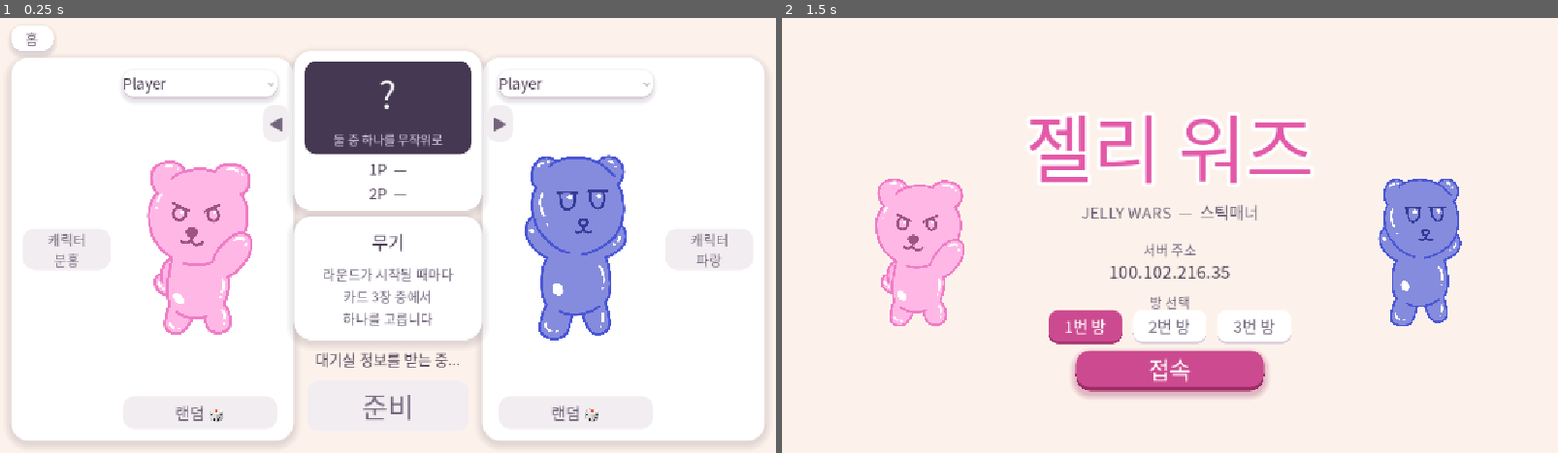
Above: before the commit, frames 1-2 (left to right).
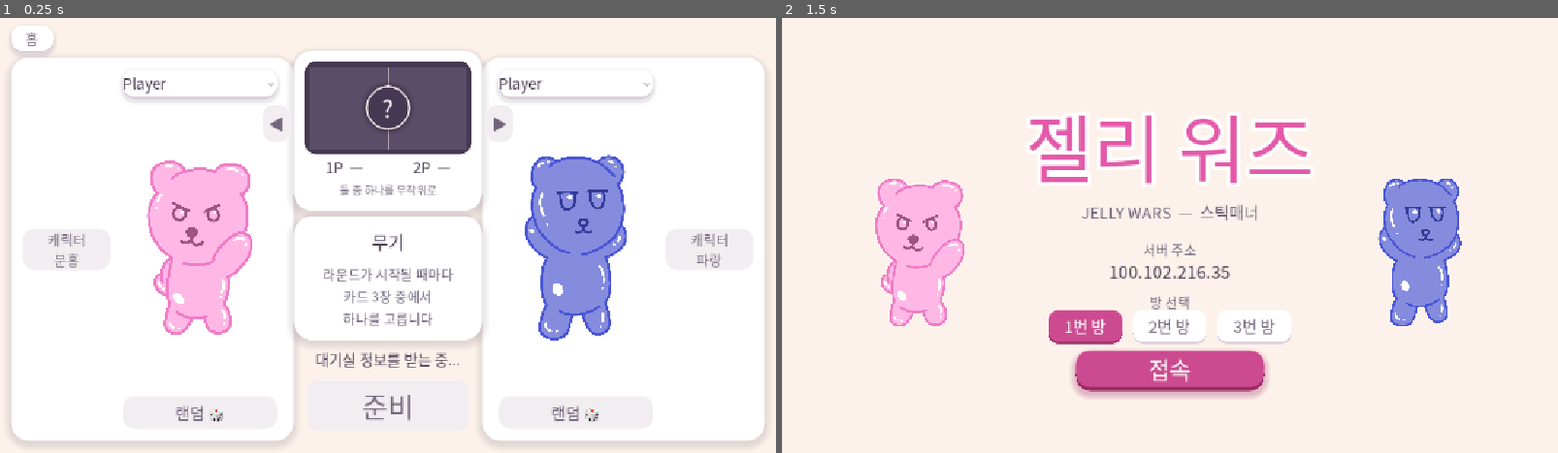
Above: after the commit, the same moments.

Repository: KADSA-OFFICIAL/Group-3
Game: Godot game, scene res://scenes/select.tscn
The game is run twice, just before and just after one commit, with the same random seed, the same clock (stepped at 60 frames per second) and the same inputs. This scene is started directly instead of the project's main scene.
Inputs:
- Up to frame 1 (0.25 s): no input
- Up to frame 2 (1.5 s): click "홈" at 0.5 s; click "1번 방" at 1.25 s

The runs differ from the first frame. In frame 1, 0.6% of the frame differs, in the area x 42-59%, y 11-42%; in frame 2, nothing differs.

Commit message:
대기실 맵 카드에 양쪽이 고른 맵 그림 배경으로 넣기
이름만 적혀 있어서 맵을 외우지 못한 사람은 자기가 무엇을 고르는지, 상대가
무엇을 골랐는지 알 수 없었다. 카드를 좌우로 갈라 왼쪽에 1P, 오른쪽에 2P가
고른 맵의 배경 원화를 깔고 이름표도 각 절반 아래로 옮겼다.

- scripts/map_preview.gd 신규 — 칸을 꽉 채우도록 비율을 지켜 잘라 그린다
  (aspect-fill). 캐릭터·무기 미리보기와 반대로 여백을 남기지 않는다
- Maps 표에 art(미리보기 원화)와 art_texture()·art_color() 추가.
  원화가 없는 바다는 color, 목록에 없는 랜덤·빈 자리는 UNKNOWN_COLOR
- select.tscn: ScreenRect 안에 Map1·Map2 + 가운데 ? 배지(QBadge) + 가르는 선.
  MapName 한 줄짜리 두 개(Map1Name·Map2Name)로 쪼개 각 절반 아래에 둔다
- 안내 문구는 원화 위가 아니라 흰 카드 쪽으로 내렸다 — 밝은 맵 원화 위의
  흰 글자는 아무리 덮어도 3:1을 못 넘긴다 (#112)
- 둥근 모서리는 clip_children이 아니라 8px 안쪽 배치로 만든다 —
  clip_children은 GL Compatibility 렌더러에서 동작하지 않는다

Refs #289

Co-Authored-By: Claude Opus 5 <noreply@anthropic.com>

Diff:
--- a/scenes/select.tscn
+++ b/scenes/select.tscn
@@ -3,6 +3,7 @@
 [ext_resource type="Script" uid="uid://dvtwe10qitgbw" path="res://scripts/select.gd" id="1_select"]
 [ext_resource type="PackedScene" uid="uid://bnruslf487aii" path="res://scenes/player_panel.tscn" id="2_panel"]
 [ext_resource type="PackedScene" path="res://scenes/room_switcher.tscn" id="4_switcher"]
+[ext_resource type="Script" path="res://scripts/map_preview.gd" id="5_map_preview"]
 
 [sub_resource type="StyleBoxFlat" id="StyleBoxFlat_screen"]
 bg_color = Color(0.27, 0.22, 0.32, 1)
@@ -11,6 +12,21 @@
 corner_radius_bottom_right = 18
 corner_radius_bottom_left = 18
 corner_detail = 12
+
+[sub_resource type="StyleBoxFlat" id="StyleBoxFlat_qbadge"]
+bg_color = Color(0.27, 0.22, 0.32, 1)
+border_width_left = 3
+border_width_top = 3
+border_width_right = 3
+border_width_bottom = 3
+border_color = Color(0.99, 0.95, 0.92, 0.9)
+corner_radius_top_left = 33
+corner_radius_top_right = 33
+corner_radius_bottom_right = 33
+corner_radius_bottom_left = 33
+corner_detail = 12
+shadow_color = Color(0.18, 0.14, 0.22, 0.45)
+shadow_size = 8
 
 [sub_resource type="StyleBoxFlat" id="StyleBoxFlat_go"]
 bg_color = Color(0.8, 0.29, 0.56, 1)
@@ -103,46 +119,105 @@
 offset_bottom = -84.0
 theme_override_styles/panel = SubResource("StyleBoxFlat_screen")
 
-[node name="QLabel" type="Label" parent="MapBox/ScreenRect" unique_id=671158077]
-layout_mode = 0
-anchor_right = 1.0
-offset_top = 6.0
-offset_bottom = 74.0
+[node name="Map1" type="Control" parent="MapBox/ScreenRect"]
+layout_mode = 0
+anchor_right = 0.5
+anchor_bottom = 1.0
+offset_left = 8.0
+offset_top = 8.0
+offset_bottom = -8.0
+mouse_filter = 2
+script = ExtResource("5_map_preview")
+
+[node name="Map2" type="Control" parent="MapBox/ScreenRect"]
+layout_mode = 0
+anchor_left = 0.5
+anchor_right = 1.0
+anchor_bottom = 1.0
+offset_top = 8.0
+offset_right = -8.0
+offset_bottom = -8.0
+mouse_filter = 2
+script = ExtResource("5_map_preview")
+
+[node name="Divider" type="ColorRect" parent="MapBox/ScreenRect"]
+layout_mode = 0
+anchor_left = 0.5
+anchor_right = 0.5
+anchor_bottom = 1.0
+offset_left = -1.5
+offset_top = 8.0
+offset_right = 1.5
+offset_bottom = -8.0
+mouse_filter = 2
+color = Color(0.99, 0.95, 0.92, 0.55)
+
+[node name="QBadge" type="Panel" parent="MapBox/ScreenRect"]
+layout_mode = 0
+anchor_left = 0.5
+anchor_top = 0.5
+anchor_right = 0.5
+anchor_bottom = 0.5
+offset_left = -33.0
+offset_top = -33.0
+offset_right = 33.0
+offset_bottom = 33.0
+mouse_filter = 2
+theme_override_styles/panel = SubResource("StyleBoxFlat_qbadge")
+
+[node name="QLabel" type="Label" parent="MapBox/ScreenRect/QBadge" unique_id=671158077]
+layout_mode = 0
+anchor_right = 1.0
+anchor_bottom = 1.0
 theme_override_colors/font_color = Color(0.95, 0.95, 0.95, 1)
-theme_override_font_sizes/font_size = 56
+theme_override_font_sizes/font_size = 36
 text = "?"
 horizontal_alignment = 1
 vertical_alignment = 1
 
-[node name="HintLabel" type="Label" parent="MapBox/ScreenRect" unique_id=1935968632]
+[node name="Map1Name" type="Label" parent="MapBox" unique_id=900217620]
 layout_mode = 0
 anchor_top = 1.0
-anchor_right = 1.0
-anchor_bottom = 1.0
-offset_top = -36.0
-offset_bottom = -6.0
-theme_override_colors/font_color = Color(0.85, 0.82, 0.9, 1)
-theme_override_font_sizes/font_size = 18
-text = "둘 중 하나를 무작위로"
-horizontal_alignment = 1
-vertical_alignment = 1
-
-[node name="MapName" type="Label" parent="MapBox" unique_id=900217620]
-layout_mode = 1
-anchors_preset = 12
-anchor_top = 1.0
-anchor_right = 1.0
-anchor_bottom = 1.0
-offset_left = 12.0
-offset_top = -88.0
-offset_right = -12.0
-offset_bottom = -1.0
-grow_horizontal = 2
-grow_vertical = 0
+anchor_right = 0.5
+anchor_bottom = 1.0
+offset_left = 24.0
+offset_right = -14.0
+offset_top = -82.0
+offset_bottom = -50.0
 theme_override_colors/font_color = Color(0.29, 0.23, 0.32, 1)
 theme_override_font_sizes/font_size = 22
-text = "1P  랜덤
-2P  랜덤"
+text = "1P  랜덤"
+horizontal_alignment = 1
+vertical_alignment = 1
+
+[node name="Map2Name" type="Label" parent="MapBox"]
+layout_mode = 0
+anchor_left = 0.5
+offset_left = 14.0
+anchor_top = 1.0
+anchor_right = 1.0
+anchor_bottom = 1.0
+offset_right = -24.0
+offset_top = -82.0
+offset_bottom = -50.0
+theme_override_colors/font_color = Color(0.29, 0.23, 0.32, 1)
+theme_override_font_sizes/font_size = 22
+text = "2P  랜덤"
+horizontal_alignment = 1
+vertical_alignment = 1
+
+[node name="HintLabel" type="Label" parent="MapBox" unique_id=1935968632]
+layout_mode = 0
+anchor_top = 1.0
+anchor_right = 1.0
+anchor_bottom = 1.0
+offset_left = 12.0
+offset_top = -46.0
+offset_right = -12.0
+offset_bottom = -16.0
+theme_override_colors/font_color = Color(0.44, 0.39, 0.48, 1)
+theme_override_font_sizes/font_size = 16
+text = "둘 중 하나를 무작위로"
 horizontal_alignment = 1
 vertical_alignment = 1
 
--- /dev/null
+++ b/scripts/map_preview.gd
@@ -0,0 +1,58 @@
+extends Control
+## 대기실 맵 카드의 배경 그림 (#289). 맵 배경 원화를 **칸을 꽉 채우도록**
+## 비율을 지켜 잘라 그린다. `jelly_preview.gd`·`weapon_preview.gd`와 같은 형태다.
+##
+## 저 둘과 다른 점은 **채우는 방식**이다 — 캐릭터·무기는 칸 안에 여백을 두고 다
+## 들어가야 하지만(aspect-fit), 이쪽은 배경이라 여백이 남으면 카드가 뚫려 보인다.
+## 원화가 16:9이고 칸은 세로로 긴 절반이라 가로를 가운데만 잘라 쓴다.
+##
+## 원화가 없는 맵(바다)·`랜덤`·빈 자리는 `Maps.art_color()`의 단색으로 채운다 —
+## 아무것도 그리지 않으면 카드가 반쪽만 색이 있는 모양이 된다.
+##
+## 여백을 재는 `Art.content_rect()`는 쓰지 않는다 — 맵 원화는 화면을 꽉 채우는
+## 그림이라 투명 여백이 없다.
+##
+## **둥근 모서리는 이 노드가 만들지 않는다.** 뒤에 깔린 `ScreenRect`(둥근 판)보다
+## 조금 안쪽에 놓여 그 판이 테두리로 보이게 하는 방식이다 — `clip_children`은
+## GL Compatibility 렌더러에서 동작하지 않아 모서리가 각지게 잘렸다.
+
+## 원화 위에 덮는 색. 카드 바탕색이라 원화가 있든 없든 카드의 톤이 유지된다.
+const SCRIM_COLOR := Color(0.27, 0.22, 0.32)
+
+@export var map_name := "":
+	set(value):
+		map_name = value
+		_texture = Maps.art_texture(value)
+		_color = Maps.art_color(value)
+		queue_redraw()
+
+## 원화 위에 덮는 어둡기. 맵마다 밝기가 크게 달라(#112) 그대로 두면 카드 톤이
+## 들쭉날쭉하고, 가운데 `?` 배지가 밝은 맵 위에서 떠 보인다.
+##
+## **글자 가독성을 이 값에 맡기지 않는다** — 원화 위의 흰 글자는 아무리 덮어도
+## 밝은 하늘에서 3:1을 넘기지 못한다. 글자는 불투명한 배지 위에 둔다.
+@export_range(0.0, 1.0, 0.05) var scrim := 0.12:
+	set(value):
+		scrim = value
+		queue_redraw()
+
+var _texture: Texture2D = null
+var _color := Maps.UNKNOWN_COLOR
+
+
+func _draw() -> void:
+	var rect := Rect2(Vector2.ZERO, size)
+	if _texture == null:
+		draw_rect(rect, _color)
+		return
+	var art_size := _texture.get_size()
+	if art_size.x <= 0.0 or art_size.y <= 0.0:
+		draw_rect(rect, _color)
+		return
+	# 칸을 꽉 채우는 배율을 고르고(둘 중 큰 쪽) 그만큼만 원화에서 잘라 온다.
+	# 잘라내는 곳은 가운데다 — 발판과 지형이 원화 가운데에 몰려 있다.
+	var fill := maxf(size.x / art_size.x, size.y / art_size.y)
+	var region_size := size / fill
+	draw_texture_rect_region(_texture, rect, Rect2((art_size - region_size) * 0.5, region_size))
+	if scrim > 0.0:
+		draw_rect(rect, Color(SCRIM_COLOR, scrim))
--- a/scripts/maps.gd
+++ b/scripts/maps.gd
@@ -26,15 +26,22 @@
 
 const DIR := "res://scenes/maps/"
 
+## 대기실 미리보기가 쓰는 배경 원화 폴더. 전투 화면이 `Background`로 깔는 것과 같은 그림이다.
+const ART_DIR := "res://assets/maps/"
+
+## 원화가 없는 맵·`랜덤`·빈 자리에 쓰는 색. 카드 테두리보다 한 톤 밝게 둔다 —
+## 테두리와 같은 색이면 그 절반이 있는지조차 안 보이고 가운데 `?` 배지도 묻힌다.
+const UNKNOWN_COLOR := Color(0.35, 0.3, 0.41)
+
 ## 실제 맵이 아닌 특수값. 서버가 실제 맵 하나로 확정한다 (resolve 참고).
 const RANDOM := "랜덤"
 
 const LIST: Array[Dictionary] = [
-	{"name": "바다", "file": "ocean.tscn"},
-	{"name": "화산", "file": "volcano.tscn"},
-	{"name": "협곡", "file": "canyon.tscn"},
-	{"name": "오두막", "file": "cottage.tscn"},
-	{"name": "투기장", "file": "arena.tscn"},
+	{"name": "바다", "file": "ocean.tscn", "color": Color(0.72, 0.82, 0.98)},
+	{"name": "화산", "file": "volcano.tscn", "art": "volcano.png"},
+	{"name": "협곡", "file": "canyon.tscn", "art": "canyon.png"},
+	{"name": "오두막", "file": "cottage.tscn", "art": "cottage.png"},
+	{"name": "투기장", "file": "arena.tscn", "art": "arena.png"},
 ]
 
 
@@ -81,3 +88,26 @@
 	if not ResourceLoader.exists(path):
 		return null
 	return load(path)
+
+
+## 대기실 맵 카드가 배경으로 깔 배경 원화 (#289). 없으면 null이고
+## 부르는 쪽이 `art_color()`의 단색으로 대신한다 — 무기 그림이 없을 때와 같은 방식이다.
+##
+## 표에서 꺼낸 값은 Variant라서 **반드시 명시 타입으로 받는다** (이슈 #66).
+static func art_texture(map_name: String) -> Texture2D:
+	var art: String = get_map(map_name).get("art", "")
+	if art.is_empty():
+		return null
+	var path: String = ART_DIR + art
+	if not ResourceLoader.exists(path):
+		return null
+	return load(path)
+
+
+## 원화가 없을 때 그 자리를 채울 색. 맵마다 `color`로 적어 두고,
+## 목록에 없는 이름(`랜덤`·빈 자리)이면 "모른다"는 뜻의 카드 바탕색을 준다.
+static func art_color(map_name: String) -> Color:
+	var color: Variant = get_map(map_name).get("color")
+	if color is Color:
+		return color
+	return UNKNOWN_COLOR
--- a/scripts/select.gd
+++ b/scripts/select.gd
@@ -16,7 +16,9 @@
 @onready var panels := [$P1Panel, $P2Panel]
 @onready var status_label: Label = $StatusLabel
 @onready var go_button: Button = $GoButton
-@onready var map_name_label: Label = $MapBox/MapName
+## 맵 카드 좌우 절반의 배경 그림과 그 아래 이름표. 순서가 슬롯(1P·2P)이다 (#289).
+@onready var map_previews := [$MapBox/ScreenRect/Map1, $MapBox/ScreenRect/Map2]
+@onready var map_labels: Array[Label] = [$MapBox/Map1Name, $MapBox/Map2Name]
 
 var _my_panel: Control = null
 var _sync_timer: Timer = null
@@ -137,14 +139,23 @@
 
 
 ## 양쪽이 고른 맵을 나란히 보여준다. 실제로 쓸 맵은 시작할 때 서버가 둘 중 하나를 뽑는다.
+##
+## 이름만 적으면 맵을 외우지 못한 사람은 무엇을 고르고 있는지 알 수 없어서(#289)
+## 카드 배경에 그 맵의 배경 원화를 깐다 — **왼쪽 절반이 1P, 오른쪽 절반이 2P**다.
+## 이름표도 각 절반 아래에 하나씩 두어 어느 그림이 누구 것인지 위치로 읽힌다.
+##
+## `map_previews`에는 타입을 붙이지 않는다 — `map_preview.gd`에 class_name이 없어
+## `Control`로 받으면 `map_name` 대입이 파싱되지 않는다(`panels`와 같은 방식).
 func _refresh_maps() -> void:
-	var picks: Array[String] = []
 	for slot in panels.size():
+		var picked := ""
 		if slot < Lobby.order.size():
-			picks.append("%dP  %s" % [slot + 1, Lobby.map_of(Lobby.order[slot])])
+			picked = Lobby.map_of(Lobby.order[slot])
+			map_labels[slot].text = "%dP  %s" % [slot + 1, picked]
 		else:
-			picks.append("%dP  —" % (slot + 1))
-	map_name_label.text = "\n".join(picks)
+			# 아직 안 들어온 자리. 그림도 단색으로 남아 "모른다"로 읽힌다.
+			map_labels[slot].text = "%dP  —" % (slot + 1)
+		map_previews[slot].map_name = picked
 
 
 func _update_status() -> void:
Not shown, added: scripts/map_preview.gd.uid
Not shown, changed: CLAUDE.md
